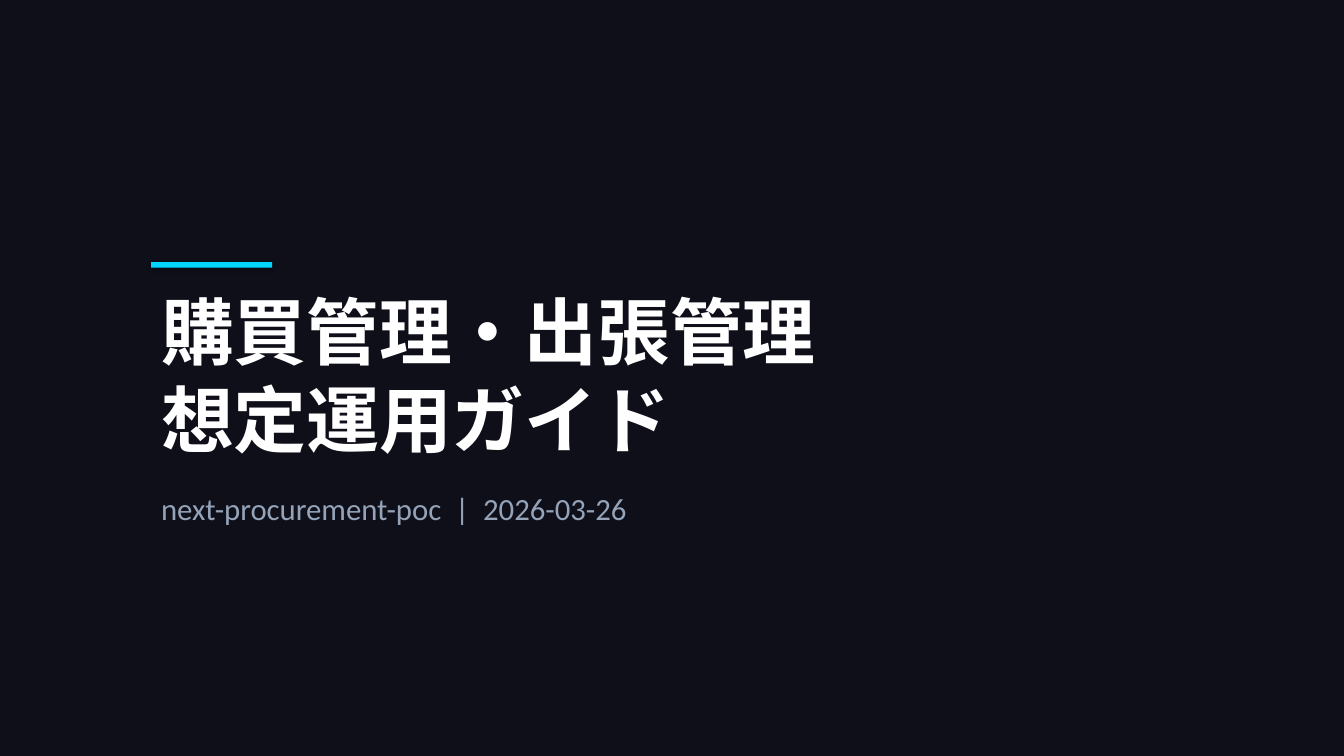
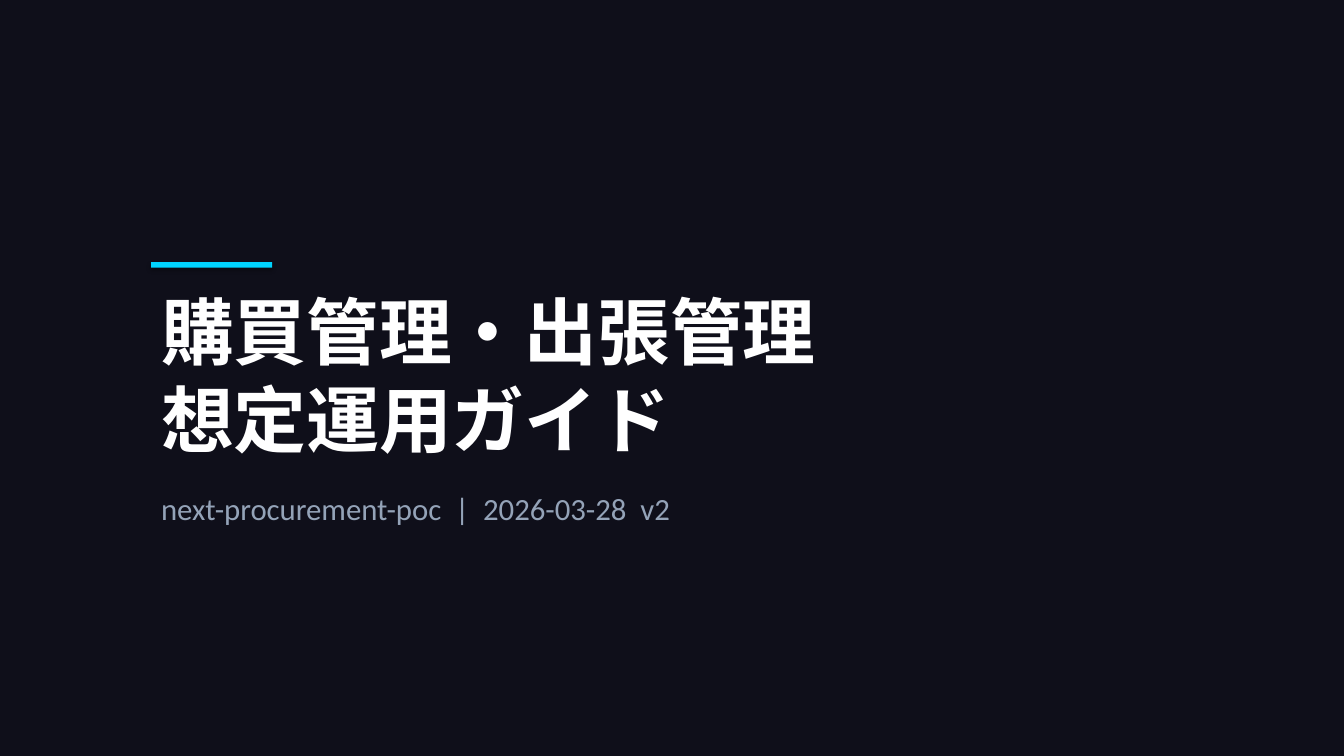
Before and after one commit to takeshiizawa123/next-procurement-poc, a slide deck: slide 1 of docs/operational-guide.pptx. Drawn at 1344x756 pixels with LibreOffice and Linux fonts; fonts in the diff are those of the drawing. Boxes give left, top, right and bottom in pixels: in the first picture for what was removed or moved away, otherwise in the second. Text is boxed around its words. In the diff, an @@ line names an element or a change of style, - is before the commit and + after.

```diff
--- a/docs/operational-guide.pptx
+++ b/docs/operational-guide.pptx
@@ text at [161, 499, 669, 525]: text changed @@
-next-procurement-poc | 2026-03-26
+next-procurement-poc | 2026-03-28 v2
```
Also in this commit, not shown: 3 other slides changed, 4 slides added, 3 other files.
